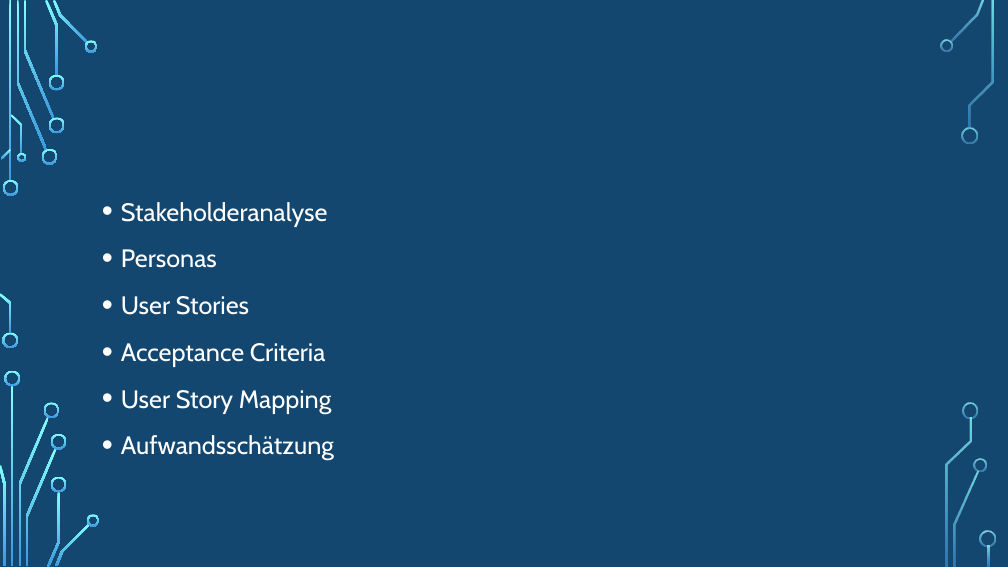
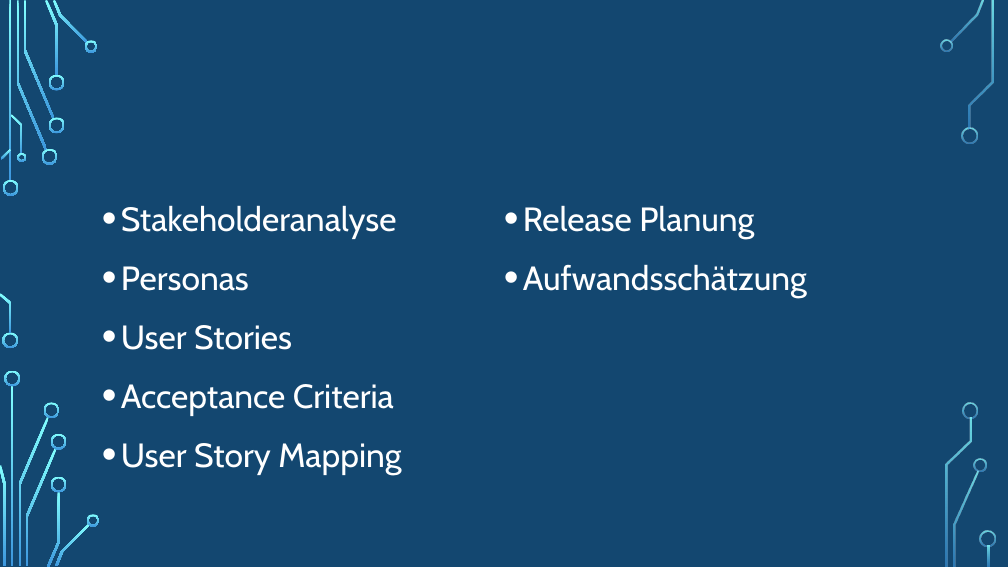
Before and after one commit to kevkre/SE2_Shisha-At-Home, a slide deck: slide 17 of Shisha-AT-Home.pptx. Drawn at 1008x567 pixels with LibreOffice and Linux fonts; fonts in the diff are those of the drawing; background and template pictures are left out. Boxes give left, top, right and bottom in pixels: in the first picture for what was removed or moved away, otherwise in the second. Text is boxed around its words. In the diff, an @@ line names an element or a change of style, - is before the commit and + after.

```diff
--- a/Shisha-AT-Home.pptx
+++ b/Shisha-AT-Home.pptx
@@ text "Stakeholderanalyse" at [121, 205, 807, 475]: columns 1 to 2 @@
@@ text at [121, 205, 807, 475]: size 24 to 32 pt in "Stakeholderanalyse", "Personas", "User Stories", "Acceptance Criteria" and 2 more places @@
@@ text at [523, 205, 754, 239]: paragraph added @@
+• Release Planung
```
Also in this commit, not shown: 5 other slides changed, 2 slides added.
